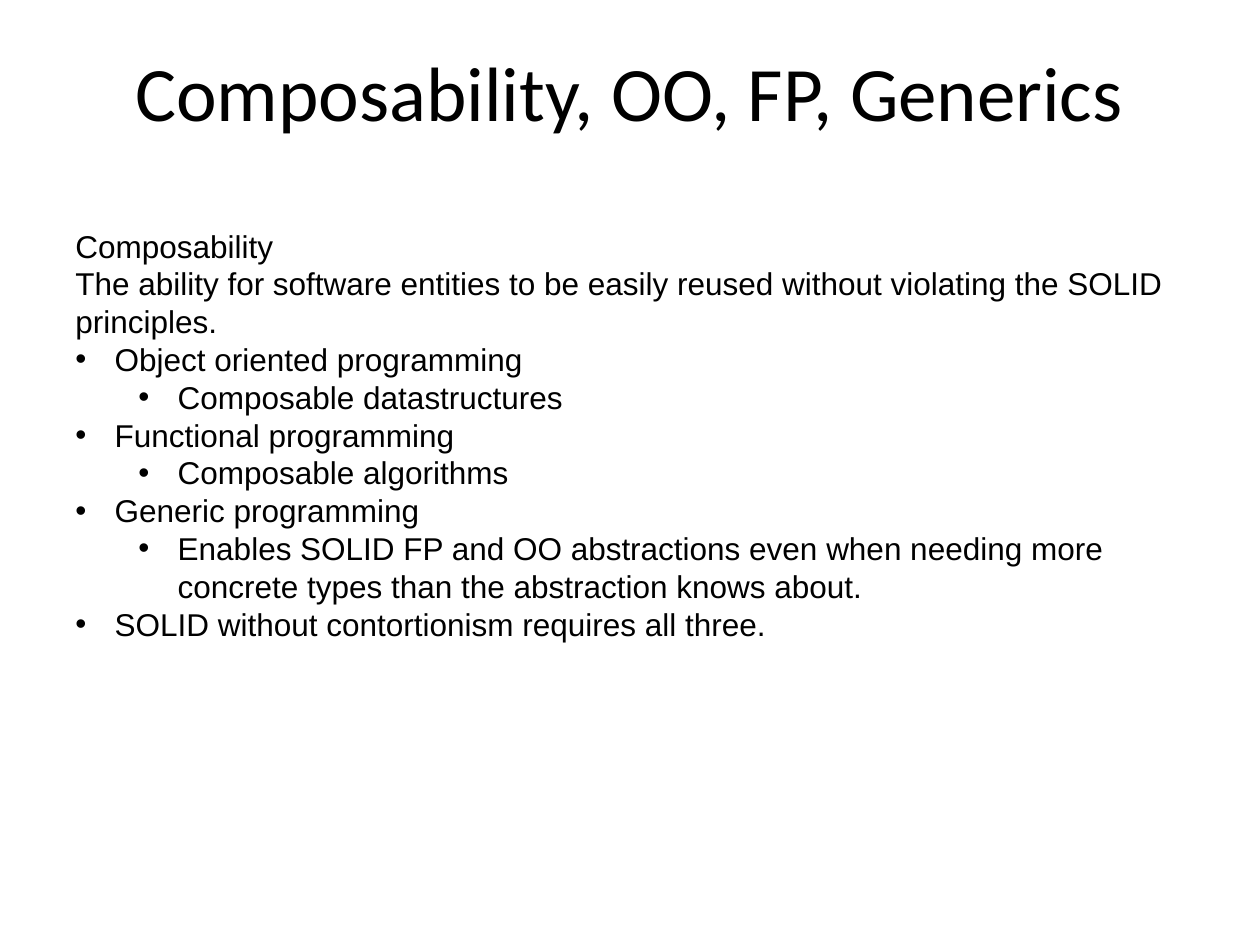
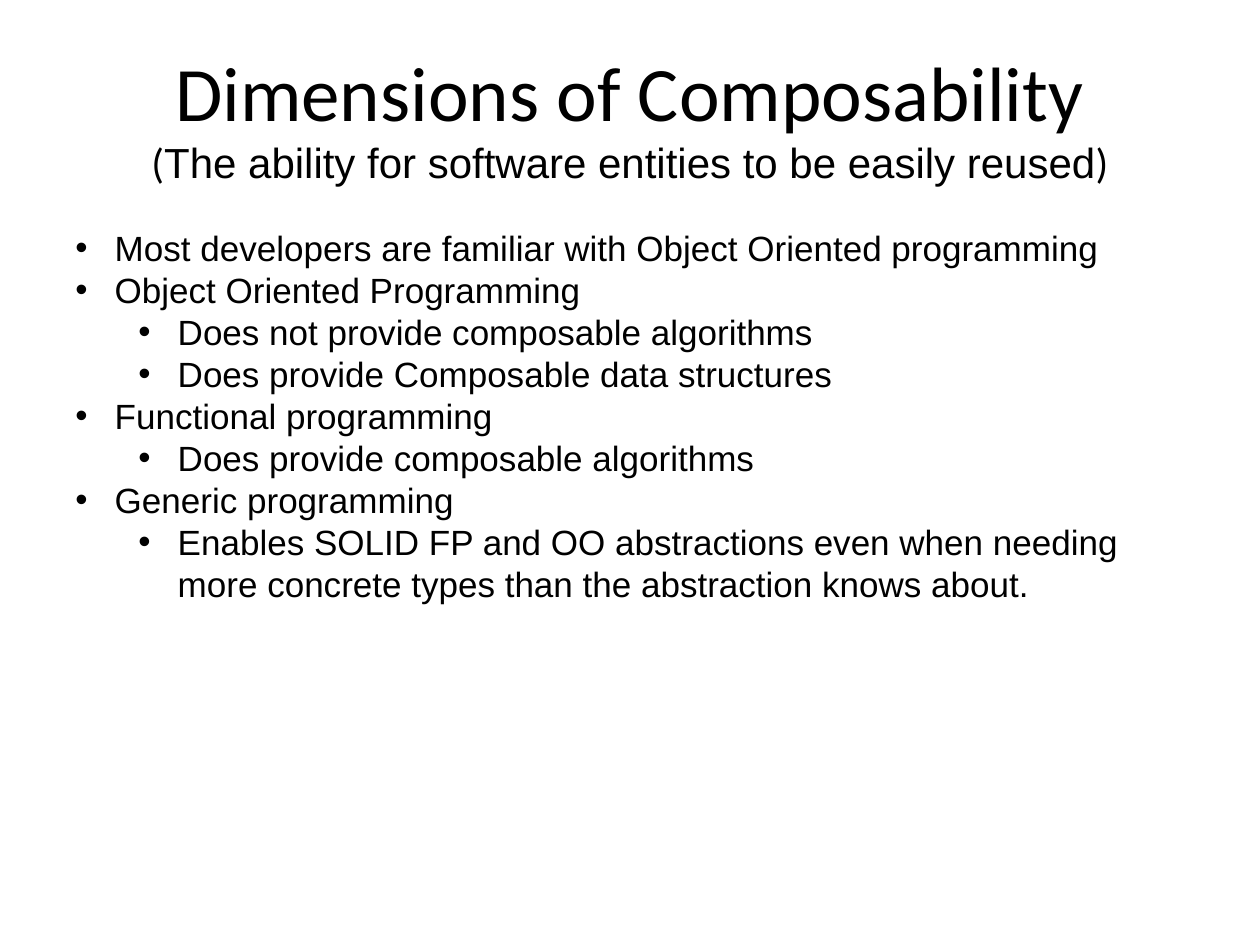
Before and after one commit to mlidbom/FSharpElevate, a slide deck: slide 4 of FSharp2.pptx (slide 16 before the commit). Drawn at 1260x945 pixels with LibreOffice and Linux fonts; fonts in the diff are those of the drawing. Boxes give left, top, right and bottom in pixels: in the first picture for what was removed or moved away, otherwise in the second. Text is boxed around its words. In the diff, an @@ line names an element or a change of style, - is before the commit and + after.

Commit message:
Update presentation.

```diff
--- a/FSharp2.pptx
+++ b/FSharp2.pptx
@@ text in free at bbox=[151, 67, 1109, 186]: text changed; size 44 to 24 pt; font Calibri to Arial @@
-Composability, OO, FP, Generics
+Dimensions of Composability
+(The ability for software entities to be easily reused)
@@ text in free at bbox=[115, 235, 1097, 394]: text changed; size 18 to 20 pt @@
-Composability
-The ability for software entities to be easily reused without violating the SOLID principles.
-• Object oriented programming
-  • Composable datastructures
+• Most developers are familiar with Object Oriented programming
+• Object Oriented Programming
+  • Does not provide composable algorithms
+  • Does provide Composable data structures
@@ text in free at bbox=[115, 403, 1118, 604]: size 18 to 20 pt in "Functional programming", "Generic programming", "Enables SOLID FP and OO abstractions even ..." @@
@@ text in free at bbox=[178, 445, 754, 478]: text changed; size 18 to 20 pt @@
-  • Composable algorithms
+  • Does provide composable algorithms
@@ text in free at bbox=[115, 613, 765, 642]: paragraph removed @@
-• SOLID without contortionism requires all three.
```
Also in this commit, not shown: 10 other slides changed, 4 slides added, 2 slides removed.
